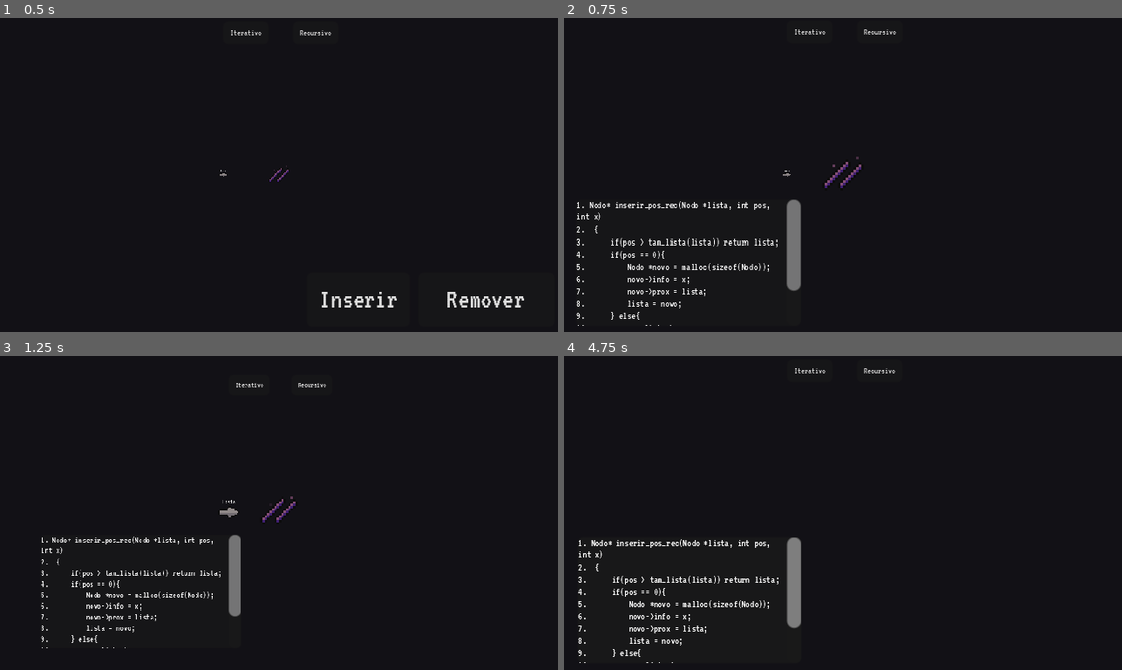
Above: before the commit, frames 1-4 (two rows, left to right).
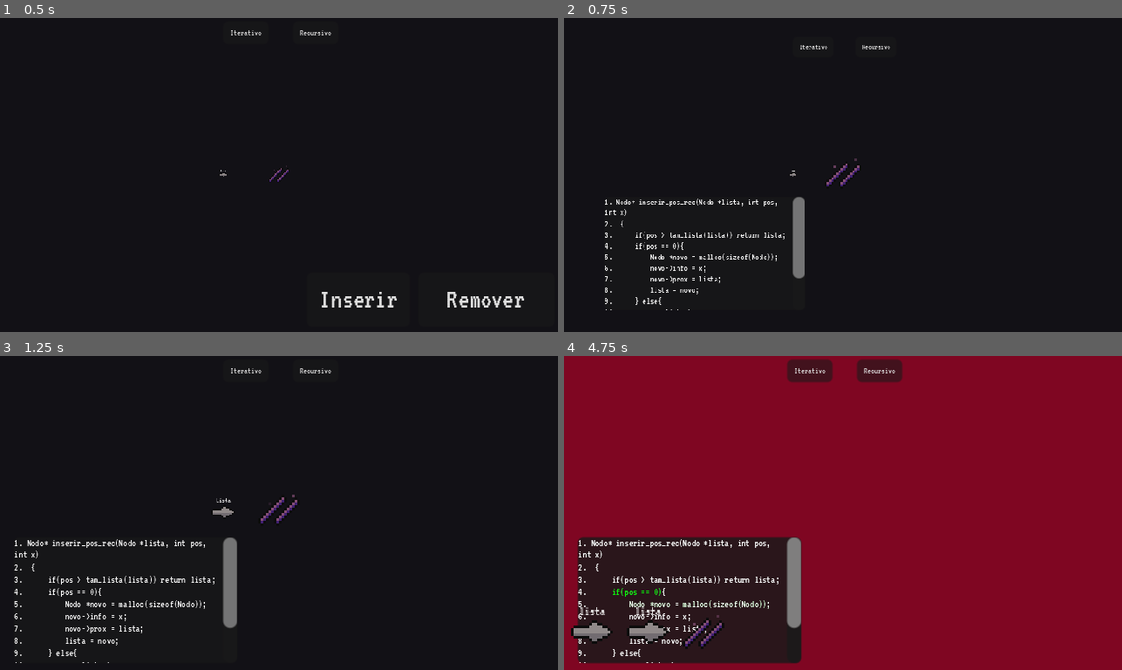
Above: after the commit, the same moments.

Repository: fabio-bays/elab-aed1
Game: Godot game, scene res://ListaLigada.tscn
Same seed, same stepped clock (60 frames per second), same inputs: the game is played once before the commit and once after it.
Inputs (mouse positions are in pixels of both pictures, inside the frame that each line leads up to):
- Up to frame 1 (0.5 s): no input
- Up to frame 2 (0.75 s): click "Inserir" at 0.5 s
- Up to frame 3 (1.25 s): no input
- Up to frame 4 (4.75 s): tap Enter at 1.25 s; move the mouse to (843, 513) at 1.27 s; press the mouse at (843, 513) at 1.28 s; hold Right (ui_right) 1.28-2.03 s; move the mouse to (731, 528) at 2.02 s; release the mouse at (731, 528) at 2.03 s; hold Left (ui_left) 2.03-2.78 s; click (731, 528) at 2.1 s; move the mouse to (898, 443) at 2.77 s; press the mouse at (898, 443) at 2.78 s; hold Right (ui_right) 2.78-4.28 s; move the mouse to (815, 575) at 3.52 s; release the mouse at (815, 575) at 3.53 s; click (815, 575) at 3.6 s; move the mouse to (1010, 560) at 4.27 s; press the mouse at (1010, 560) at 4.28 s; hold Left (ui_left) from 4.28 s (still down)

Frame 1 is identical in both runs. In frame 2, 3.0% of the frame differs, in the area x 2-60%, y 3-99%; in frame 3, 2.9%; in frame 4, 85%, in the area x 0-100%, y 0-100%.

Commit message:
trabalhando em animações recursivas 2

Diff:
--- a/BlocoCodigo.gd
+++ b/BlocoCodigo.gd
@@ -54,7 +54,7 @@
 		await get_tree().create_tween().tween_method(
 			rich_text_label.scroll_to_line, primeira_linha_visivel, line,
 			ANIM_ROLAR_LINHAS_DURACAO).finished
-		primeira_linha_visivel = line - MAX_LINHAS_VISIVEIS
+		primeira_linha_visivel = line
 
 	elif (line < primeira_linha_visivel):
 		await get_tree().create_tween().tween_method(
--- a/ListaLigada.gd
+++ b/ListaLigada.gd
@@ -7,7 +7,6 @@
 
 @export var parallax_bg : Node2D
 @export var ponteiro : AnimatedSprite2D
-
 
 const VIEWPORT_SIZE = Vector2(320, 180)
 const GRID_SIZE = Vector2(8, 8)
@@ -97,8 +96,8 @@
 const POS_CANTO_TELA = Vector2(GRID_SIZE.x * 16, -GRID_SIZE.y * 8)
 const DISTAN_PTR_NODO = Vector2(GRID_SIZE.x * 4, 0)
 
-const ANIM_INTERVALO_DURACAO : float = 1 # em segundos
-const ANIM_ANIMACAO_DURACAO : float = .5
+const ANIM_INTERVALO_DURACAO : float = .5 # em segundos
+const ANIM_ANIMACAO_DURACAO : float = .2
 var camera_direction = Vector2(0,0)
 var modo_animacao_iterativa #-> o jogo começa com qual modo ativado?
 var lista
@@ -415,7 +414,7 @@
 
 func anim_nodo_novo(nodo, bloco_codigo):
 
-	anim_bloco_codigo_highlight_str(
+	await anim_bloco_codigo_highlight_str(
 		bloco_codigo, ['Nodo *novo = malloc(sizeof(Nodo));', 1]
 	)
 	await get_tree().create_tween().set_parallel().tween_property(
@@ -441,7 +440,8 @@
 											['if(lista == NULL || pos == 0)', 1])
 
 func anim_inserir_rec_nodo_novo(nodo, bloco_codigo):
-	anim_bloco_codigo_highlight_str(bloco_codigo, ['if(pos == 0)', 1])
+	await anim_bloco_codigo_highlight_str(bloco_codigo, ['if(pos == 0)', 1])
+
 	await anim_nodo_novo(nodo, bloco_codigo)
 	await get_tree().create_tween().tween_property(
 		$Camera2D, 'position',
@@ -540,14 +540,19 @@
 	var nodo_novo = instance_from_id(lista.get_ultimo_nodo_inserido_id())
 	var bloco_codigo = display_bloco_codigo()
 
+
 	if modo_animacao_iterativa:
+		var ponteiro_aux = null
+		var ponteiro_anterior = null
 		anim_set_novo_nodo_pos(nodo_novo)
 		nodo_novo.visible = false
 		add_child(nodo_novo)
 		await anim_inserir_itr_nodo_novo(nodo_novo, bloco_codigo)
 
 		if nodo_clicado_id == null:
-			await anim_inserir_no_inicio(nodo_novo, bloco_codigo, lista.get_nulo_id(), ponteiro)
+			await anim_inserir_no_inicio(nodo_novo, bloco_codigo, lista.get_nulo_id(),
+										ponteiro)
+
 		else:
 			var nodo_anterior_id = lista.get_nodo_anterior_id_anim(nodo_clicado_id)
 
@@ -558,10 +563,10 @@
 					nodo_novo, bloco_codigo, nodo_clicado_id, nodo_anterior_id
 				)
 
-				var ponteiro_aux = resultado[0]
-				var ponteiro_anterior = resultado[1]
-				await anim_itr_return(ponteiro_aux, ponteiro_anterior)
-
+				ponteiro_aux = resultado[0]
+				ponteiro_anterior = resultado[1]
+
+		await anim_itr_return(ponteiro_aux, ponteiro_anterior, bloco_codigo)
 		await nodo_novo.esfera_stop_anim()
 
 		for node in get_tree().get_nodes_in_group('nodos_anteriores_ao_clicado'):
@@ -582,91 +587,18 @@
 			lista.get_primeiro_nodo_id_pre_insercao()))
 
 		if nodo_clicado_id == null:
-			## Animação: rec, inserir no início
-			anim_set_novo_nodo_pos(nodo_novo)
-			await anim_rec_inicio(pilha_cor, fila_cor, bloco_codigo,
-								ponteiro, rec_rect, ptr_lista_copia)
-			await anim_inserir_rec_nodo_novo(nodo_novo, bloco_codigo)
-			await anim_inserir_no_inicio(
-				nodo_novo, bloco_codigo, lista.get_nulo_id(), ptr_lista_copia
-			)
-			await anim_intervalo(ANIM_INTERVALO_DURACAO)
-			await nodo_novo.esfera_stop_anim()
-			await anim_rec_return(
-				rec_rect, ptr_lista_copia, fila_cor, pilha_cor, bloco_codigo,
-				ponteiro
-			)
+			await anim_rec_inserir_no_comeco(nodo_novo, pilha_cor, fila_cor,
+				bloco_codigo, rec_rect, ptr_lista_copia, lista.get_nulo_id())
 		else:
 			var nodo_anterior_ao_clic_id = lista.get_nodo_anterior_id_anim(nodo_clicado_id)
 			if nodo_anterior_ao_clic_id == null:
-				## Animação: rec, inserir no início
-				anim_set_novo_nodo_pos(nodo_novo)
-				await anim_rec_inicio(pilha_cor, fila_cor, bloco_codigo,
-									ponteiro, rec_rect, ptr_lista_copia)
-				await anim_inserir_rec_nodo_novo(nodo_novo, bloco_codigo)
-				await anim_inserir_no_inicio(nodo_novo, bloco_codigo, nodo_clicado_id, ptr_lista_copia)
-				await anim_intervalo(ANIM_INTERVALO_DURACAO)
-				await nodo_novo.esfera_stop_anim()
-				await anim_rec_return(
-					rec_rect, ptr_lista_copia, fila_cor, pilha_cor, bloco_codigo,
-					ponteiro
-				)
+				await anim_rec_inserir_no_comeco(nodo_novo, pilha_cor, fila_cor,
+					bloco_codigo, rec_rect, ptr_lista_copia, nodo_clicado_id)
 			else:
-				var nodo_anterior_ao_clic = instance_from_id(
-					nodo_anterior_ao_clic_id
-				)
-				var nodo_anterior_id
-				var nodo_anterior
-				var nodo_atual_id = lista.get_primeiro_nodo_id()
-				var ultimo_nodo_inserido_id = lista.get_ultimo_nodo_inserido_id()
-				# O último nodo inserido na estrutura lista, antes da animação
-				# ocorrer, é sempre anterior ao nodo clicado na lista visual.
-				while nodo_atual_id != ultimo_nodo_inserido_id:
-					nodo_anterior_id = lista.get_nodo_anterior_id(nodo_atual_id)
-					if nodo_anterior_id == null:
-						await anim_rec_inicio(pilha_cor, fila_cor, bloco_codigo,
-											ponteiro, rec_rect,
-											ptr_lista_copia)
-					else:
-						nodo_anterior = instance_from_id(nodo_anterior_id)
-						await get_tree().create_tween().tween_property(
-							ptr_lista_copia, 'position',
-							ptr_lista_copia.position - DISTAN_PTR_NODO,
-							ANIM_ANIMACAO_DURACAO
-						).set_trans(Tween.TRANS_CUBIC).finished
-						await anim_rec_inicio(pilha_cor, fila_cor, bloco_codigo,
-											nodo_anterior, rec_rect,
-											ptr_lista_copia)
-					nodo_atual_id = lista.get_nodo_posterior_id(nodo_atual_id)
-
-				await get_tree().create_tween().tween_property(
-					ptr_lista_copia, 'position',
-					ptr_lista_copia.position - DISTAN_PTR_NODO,
-					ANIM_ANIMACAO_DURACAO).set_trans(Tween.TRANS_CUBIC).finished
-				await anim_rec_inicio(pilha_cor, fila_cor, bloco_codigo,
-										nodo_anterior_ao_clic, rec_rect,
-										ptr_lista_copia)
-
-				anim_set_novo_nodo_pos(nodo_novo)
-				await anim_inserir_rec_nodo_novo(nodo_novo, bloco_codigo)
-				await anim_inserir_no_inicio(nodo_novo, bloco_codigo,
-											nodo_clicado_id, ptr_lista_copia)
-				await anim_intervalo(ANIM_INTERVALO_DURACAO)
-				await nodo_novo.esfera_stop_anim()
-
-				nodo_anterior_id = lista.get_nodo_anterior_id(ultimo_nodo_inserido_id)
-				while nodo_anterior_id != null:
-					nodo_anterior = instance_from_id(nodo_anterior_id)
-					await anim_rec_return(
-						rec_rect, ptr_lista_copia, fila_cor, pilha_cor, bloco_codigo,
-						nodo_anterior
-					)
-					nodo_anterior_id = lista.get_nodo_anterior_id(nodo_anterior_id)
-
-				await anim_rec_return(
-					rec_rect, ptr_lista_copia, fila_cor, pilha_cor, bloco_codigo,
-					ponteiro
-				)
+				await anim_rec_inserir_no_meio(nodo_anterior_ao_clic_id, pilha_cor,
+												fila_cor, bloco_codigo,
+												rec_rect, ptr_lista_copia,
+												nodo_novo, nodo_clicado_id)
 
 	remover_bloco_codigo(bloco_codigo)
 
@@ -677,21 +609,44 @@
 	var ponteiro_anterior : Variant = null
 	var resultado : Array
 
-	if nodo_anterior_id == null:
-		ponteiro_aux = await anim_remover_itr_primeira_pos(bloco_codigo,
-															nodo_clicado_id)
+	if modo_animacao_iterativa:
+		if nodo_anterior_id == null:
+			ponteiro_aux = await anim_remover_itr_primeira_pos(bloco_codigo,
+																nodo_clicado_id)
+		else:
+			resultado = await anim_remover_itr_no_meio(bloco_codigo, nodo_clicado_id)
+			ponteiro_aux = resultado[0]
+			ponteiro_anterior = resultado[1]
+
+		await anim_itr_return(ponteiro_aux, ponteiro_anterior, bloco_codigo)
+
+		for nodes in get_tree().get_nodes_in_group('nodos_anteriores_ao_clicado'):
+			nodes.remove_from_group('nodos_anteriores_ao_clicado')
 	else:
-		resultado = await anim_remover_itr_no_meio(bloco_codigo, nodo_clicado_id)
-		ponteiro_aux = resultado[0]
-		ponteiro_anterior = resultado[1]
-
-	await anim_itr_return(ponteiro_aux, ponteiro_anterior)
+		var pilha_cor : Array = []
+		var fila_cor : Array = CORES_RETANGULOS.duplicate()
+		var ptr_lista_copia = ponteiro_scene.instantiate()
+		var rec_rect = ColorRect.new()
+		rec_rect.visible = false
+		add_child(rec_rect)
+		move_child(rec_rect, 0)
+
+		await anim_cam_focar_objeto(instance_from_id(
+			lista.get_primeiro_nodo_id()))
+		if nodo_anterior_id == null:
+			await anim_rec_inicio(pilha_cor, fila_cor, bloco_codigo, ponteiro,
+								rec_rect, ptr_lista_copia)
+			await anim_rec_remover_pos_zero(bloco_codigo, ptr_lista_copia,
+											nodo_clicado_id)
+			await anim_rec_return(rec_rect, ptr_lista_copia, fila_cor, pilha_cor,
+									bloco_codigo, ponteiro, false)
+		else:
+			await anim_rec_remover_do_meio(nodo_clicado_id, nodo_anterior_id,
+											pilha_cor, fila_cor, bloco_codigo,
+											rec_rect, ptr_lista_copia)
 
 	lista.erase_nodo_id(nodo_clicado_id)
 	remover_bloco_codigo(bloco_codigo)
-
-	for nodes in get_tree().get_nodes_in_group('nodos_anteriores_ao_clicado'):
-		nodes.remove_from_group('nodos_anteriores_ao_clicado')
 
 func anim_remover_itr_primeira_pos(bloco_codigo, nodo_clicado_id):
 	var ponteiro_aux = ponteiro_scene.instantiate()
@@ -972,12 +927,6 @@
 			item.position + sentido_sinal * Vector2(GRID_SIZE.x * 8, 0),
 			0.1
 		).set_trans(Tween.TRANS_CUBIC)
-
-
-
-	#get_tree().call_group('nodos_anteriores_ao_clicado',
-					#'anim_mover', GRID_SIZE.x * 8, sentido_sinal)
-
 
 func anim_itr_comportar_em_corrente(nodo_novo, ponteiro_anterior, apontar_para):
 	var nodo_novo_ptr = nodo_novo.get_ponteiro_scene()
@@ -1019,7 +968,7 @@
 	if stri_e_ocorrencia:
 		await bloco_codigo.highlight_str(stri_e_ocorrencia[0], stri_e_ocorrencia[1])
 
-	await anim_intervalo(4 * ANIM_INTERVALO_DURACAO)
+	await anim_intervalo(ANIM_INTERVALO_DURACAO)
 
 func anim_itr_no_meio_pos_dif_zero(nodo_clicado_id, bloco_codigo,
 									ponteiro_anterior, insercao : bool,
@@ -1194,7 +1143,10 @@
 
 	await anim_intervalo(ANIM_INTERVALO_DURACAO)
 
-func anim_itr_return(ponteiro_aux, ponteiro_anterior):
+func anim_itr_return(ponteiro_aux, ponteiro_anterior, bloco_codigo):
+	await anim_bloco_codigo_highlight_str(bloco_codigo, ['return lista;', 2])
+	await anim_intervalo(ANIM_INTERVALO_DURACAO)
+
 	if ponteiro_aux:
 		await anim_esmaecer(ponteiro_aux)
 		ponteiro_aux.queue_free()
@@ -1203,7 +1155,7 @@
 		ponteiro_anterior.queue_free()
 
 func anim_rec_return(rec_retan, ptr_lista_copia, fila_cor, pilha_cor, bloco_codigo,
-					obj_chamada_anterior):
+					obj_chamada_anterior, eh_insercao : bool):
 	rec_retan.color.a8 = 255
 	rec_retan.visible = true
 	var cor_chamada_anterior = Utilidades.rec_get_cor_saindo(pilha_cor, fila_cor)
@@ -1255,8 +1207,12 @@
 
 	if obj_chamada_anterior != ponteiro:
 		bloco_codigo.scroll_to_line(0)
-		await anim_bloco_codigo_highlight_str(bloco_codigo,
-											['lista->prox = inserir_pos_rec(lista->prox, pos - 1, x);', 1])
+		if eh_insercao:
+			await anim_bloco_codigo_highlight_str(bloco_codigo,
+												['lista->prox = inserir_pos_rec(lista->prox, pos - 1, x);', 1])
+		else:
+			await anim_bloco_codigo_highlight_str(bloco_codigo,
+												['lista->prox = remover_pos_rec(lista->prox, pos - 1);', 1])
 		await anim_intervalo(2 * ANIM_INTERVALO_DURACAO)
 
 	obj_chamada_anterior.position.x = ptr_lista_copia.position.x -  \
@@ -1264,7 +1220,7 @@
 	get_tree().create_tween().set_parallel(true).tween_property(
 		obj_chamada_anterior, 'visible', true, 1e-9)
 	await get_tree().create_tween().tween_property(
-		ptr_chamada_anterior, 'self_modulate',
+		obj_chamada_anterior, 'modulate',
 		Color(1, 1, 1, 1), ANIM_ANIMACAO_DURACAO).from(Color(1,1,1,0)).finished
 
 	get_tree().create_tween().set_parallel().tween_property(
@@ -1304,8 +1260,6 @@
 		await get_tree().create_tween().tween_property(
 			$Camera2D, 'position:x', $Camera2D.position.x - NODO_COMP_X,
 			ANIM_ANIMACAO_DURACAO).finished
-
-
 
 func anim_nodo_ascender(nodo_clicado):
 	await get_tree().create_tween().tween_property(
@@ -1342,9 +1296,8 @@
 	await anim_intervalo(ANIM_INTERVALO_DURACAO)
 
 	rec_rect.visible = true
-	rec_rect.color.a8 = 70
-	await anim_intervalo(ANIM_INTERVALO_DURACAO)
 	rec_rect.color.a8 = 0
+	await anim_intervalo(ANIM_INTERVALO_DURACAO)
 
 	await get_tree().create_tween().tween_property(
 		rec_rect, 'color:a8', 255, ANIM_ANIMACAO_DURACAO
@@ -1362,3 +1315,190 @@
 		$Camera2D, 'position:x',
 		(rect.position.x + sentido * rect.get_size().x/2) - 8, ANIM_ANIMACAO_DURACAO
 	).set_trans(Tween.TRANS_EXPO).set_ease(Tween.EASE_IN_OUT).finished
+
+
+func anim_rec_inserir_no_comeco(nodo_novo, pilha_cor, fila_cor, bloco_codigo,
+	rec_rect, ptr_lista_copia, obj_insercao_id):
+	anim_set_novo_nodo_pos(nodo_novo)
+	await anim_rec_inicio(pilha_cor, fila_cor, bloco_codigo,
+						ponteiro, rec_rect, ptr_lista_copia)
+
+	await anim_inserir_rec_nodo_novo(nodo_novo, bloco_codigo)
+	await anim_inserir_no_inicio(
+		nodo_novo, bloco_codigo, obj_insercao_id, ptr_lista_copia
+	)
+	await anim_intervalo(ANIM_INTERVALO_DURACAO)
+	await nodo_novo.esfera_stop_anim()
+	await anim_rec_return(
+		rec_rect, ptr_lista_copia, fila_cor, pilha_cor, bloco_codigo,
+		ponteiro, true
+	)
+
+func anim_rec_inserir_no_meio(nodo_anterior_ao_clic_id, pilha_cor, fila_cor,
+								bloco_codigo, rec_rect, ptr_lista_copia,
+								nodo_novo, nodo_clicado_id):
+	var nodo_anterior_ao_clic = instance_from_id(
+		nodo_anterior_ao_clic_id
+	)
+	var nodo_anterior_id
+	var nodo_atual_id = lista.get_primeiro_nodo_id()
+	var ultimo_nodo_inserido_id = lista.get_ultimo_nodo_inserido_id()
+	# O último nodo inserido na estrutura lista, antes da animação
+	# ocorrer, é sempre anterior ao nodo clicado na lista visual.
+
+	await anim_rec_percorrer(
+		ultimo_nodo_inserido_id, nodo_anterior_id, pilha_cor, fila_cor,
+		bloco_codigo, rec_rect, ptr_lista_copia, true)
+
+	await get_tree().create_tween().tween_property(
+		ptr_lista_copia, 'position',
+		ptr_lista_copia.position - DISTAN_PTR_NODO,
+		ANIM_ANIMACAO_DURACAO).set_trans(Tween.TRANS_CUBIC).finished
+	await anim_rec_inicio(pilha_cor, fila_cor, bloco_codigo,
+							nodo_anterior_ao_clic, rec_rect,
+							ptr_lista_copia)
+
+	anim_set_novo_nodo_pos(nodo_novo)
+	await anim_inserir_rec_nodo_novo(nodo_novo, bloco_codigo)
+	await anim_inserir_no_inicio(nodo_novo, bloco_codigo,
+								nodo_clicado_id, ptr_lista_copia)
+	await anim_intervalo(ANIM_INTERVALO_DURACAO)
+	await nodo_novo.esfera_stop_anim()
+
+	await anim_rec_retornar_do_meio(ultimo_nodo_inserido_id, rec_rect,
+									ptr_lista_copia, fila_cor, pilha_cor,
+									bloco_codigo, true)
+
+func anim_rec_remover_pos_zero(bloco_codigo, ptr_lista_copia, nodo_clicado_id):
+	var ponteiro_aux = ponteiro_scene.instantiate()
+	var nodo_clicado = instance_from_id(nodo_clicado_id)
+	var nodo_posterior_id = lista.get_nodo_posterior_id(nodo_clicado_id)
+	var nodo_posterior : Variant
+
+	if nodo_posterior_id != null:
+		nodo_posterior = instance_from_id(nodo_posterior_id)
+	else:
+		nodo_posterior = $Nulo
+
+	await anim_bloco_codigo_highlight_str(bloco_codigo, ['if(pos == 0)', 1])
+	await anim_intervalo(ANIM_INTERVALO_DURACAO)
+
+	await anim_bloco_codigo_highlight_str(bloco_codigo, ['Nodo *aux = lista;', 1])
+	await anim_intervalo(ANIM_INTERVALO_DURACAO)
+
+	await anim_ptr_surgir(ponteiro_aux, $Camera2D.position + POS_CANTO_TELA, 'aux')
+	await anim_intervalo(ANIM_INTERVALO_DURACAO)
+
+	await anim_ptr_apontar(
+		ponteiro_aux, nodo_clicado.position + Vector2(0, -4 * GRID_SIZE.y),
+		90)
+	await anim_intervalo(ANIM_INTERVALO_DURACAO)
+
+	await anim_bloco_codigo_highlight_str(bloco_codigo, ['lista = lista->prox;', 1])
+	await anim_intervalo(ANIM_INTERVALO_DURACAO)
+
+	await anim_ptr_apontar(
+		ptr_lista_copia, nodo_posterior.position + Vector2(0, -4 * GRID_SIZE.y),
+		90)
+	await anim_intervalo(ANIM_INTERVALO_DURACAO)
+
+	await anim_ptr_apontar(
+		ponteiro_aux, nodo_clicado.position - DISTAN_PTR_NODO,
+		0)
+	await anim_intervalo(ANIM_INTERVALO_DURACAO)
+
+	await anim_bloco_codigo_highlight_str(bloco_codigo, ['free(aux);', 1])
+	await anim_intervalo(ANIM_INTERVALO_DURACAO)
+
+	await anim_nodo_ascender(nodo_clicado)
+	await anim_intervalo(ANIM_INTERVALO_DURACAO)
+
+	await anim_esmaecer(nodo_clicado)
+	await anim_intervalo(ANIM_INTERVALO_DURACAO)
+
+	ponteiro_aux.play_anim('girar_em_torno_de_si_mesmo')
+	await anim_intervalo(ANIM_INTERVALO_DURACAO)
+
+	await anim_ptr_apontar(ptr_lista_copia,
+							nodo_posterior.position - DISTAN_PTR_NODO, 0)
+	await anim_intervalo(ANIM_INTERVALO_DURACAO)
+
+	await anim_bloco_codigo_highlight_str(bloco_codigo, ['return lista;', 2])
+	await anim_esmaecer(ponteiro_aux)
+	await anim_intervalo(ANIM_INTERVALO_DURACAO)
+
+func anim_rec_percorrer(nodo_parada_id, nodo_anterior_id,
+						pilha_cor, fila_cor, bloco_codigo, rec_rect,
+						ptr_lista_copia, eh_insercao : bool):
+	var nodo_anterior
+
+	var nodo_atual_id = lista.get_primeiro_nodo_id()
+	while nodo_atual_id != nodo_parada_id:
+		nodo_anterior_id = lista.get_nodo_anterior_id(nodo_atual_id)
+		if nodo_anterior_id == null:
+			await anim_rec_inicio(pilha_cor, fila_cor, bloco_codigo,
+								ponteiro, rec_rect,
+								ptr_lista_copia)
+		else:
+			nodo_anterior = instance_from_id(nodo_anterior_id)
+			await get_tree().create_tween().tween_property(
+				ptr_lista_copia, 'position',
+				ptr_lista_copia.position - DISTAN_PTR_NODO,
+				ANIM_ANIMACAO_DURACAO
+			).set_trans(Tween.TRANS_CUBIC).finished
+			await anim_rec_inicio(pilha_cor, fila_cor, bloco_codigo,
+								nodo_anterior, rec_rect,
+								ptr_lista_copia)
+
+		await anim_bloco_codigo_highlight_str(bloco_codigo, ['if(pos == 0)', 1])
+		await anim_intervalo(ANIM_INTERVALO_DURACAO)
+		await anim_bloco_codigo_highlight_str(bloco_codigo, ['else', 1])
+		await anim_intervalo(ANIM_INTERVALO_DURACAO)
+		if eh_insercao:
+			await anim_bloco_codigo_highlight_str(bloco_codigo,
+				['lista->prox = inserir_pos_rec(lista->prox, pos - 1, x);', 1])
+		else:
+			await anim_bloco_codigo_highlight_str(bloco_codigo,
+				['lista->prox = remover_pos_rec(lista->prox, pos - 1);', 1])
+		await anim_intervalo(ANIM_INTERVALO_DURACAO)
+
+		nodo_atual_id = lista.get_nodo_posterior_id(nodo_atual_id)
+
+func anim_rec_retornar_do_meio(nodo_inicial_id, rec_rect, ptr_lista_copia,
+								fila_cor, pilha_cor, bloco_codigo, eh_insercao : bool):
+	var nodo_anterior
+	var nodo_anterior_id = lista.get_nodo_anterior_id(nodo_inicial_id)
+	while nodo_anterior_id != null:
+		nodo_anterior = instance_from_id(nodo_anterior_id)
+		await anim_rec_return(
+			rec_rect, ptr_lista_copia, fila_cor, pilha_cor, bloco_codigo,
+			nodo_anterior, eh_insercao
+		)
+		nodo_anterior_id = lista.get_nodo_anterior_id(nodo_anterior_id)
+
+	await anim_rec_return(
+		rec_rect, ptr_lista_copia, fila_cor, pilha_cor, bloco_codigo,
+		ponteiro, eh_insercao
+	)
+
+func anim_rec_remover_do_meio(nodo_clicado_id, nodo_anterior_ao_clic_id, pilha_cor,
+					 		fila_cor, bloco_codigo, rec_rect, ptr_lista_copia):
+	var nodo_anterior_ao_clic = instance_from_id(nodo_anterior_ao_clic_id)
+	var nodo_anterior_id
+
+	await anim_rec_percorrer(nodo_clicado_id, nodo_anterior_id,
+		pilha_cor, fila_cor, bloco_codigo, rec_rect, ptr_lista_copia, false)
+
+	await get_tree().create_tween().tween_property(
+		ptr_lista_copia, 'position',
+		ptr_lista_copia.position - DISTAN_PTR_NODO,
+		ANIM_ANIMACAO_DURACAO).set_trans(Tween.TRANS_CUBIC).finished
+	await anim_rec_inicio(pilha_cor, fila_cor, bloco_codigo,
+							nodo_anterior_ao_clic, rec_rect,
+							ptr_lista_copia)
+
+	await anim_rec_remover_pos_zero(bloco_codigo, ptr_lista_copia, nodo_clicado_id)
+
+	await anim_rec_retornar_do_meio(nodo_clicado_id, rec_rect,
+									ptr_lista_copia, fila_cor, pilha_cor,
+									bloco_codigo, false)
--- a/Ponteiro.gd
+++ b/Ponteiro.gd
@@ -1,5 +1,4 @@
 extends AnimatedSprite2D
-
 
 func _ready():
 	play()
